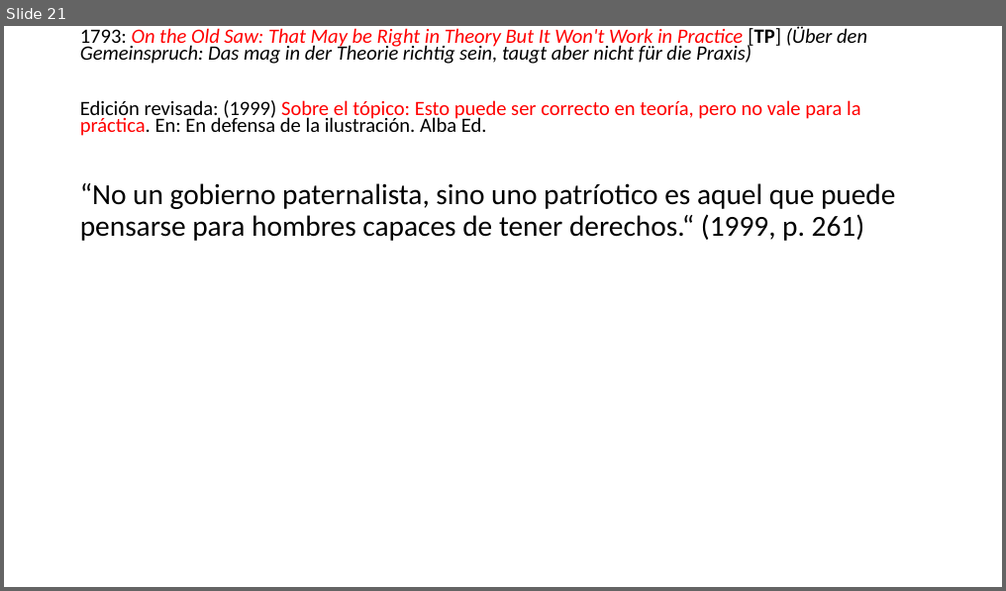
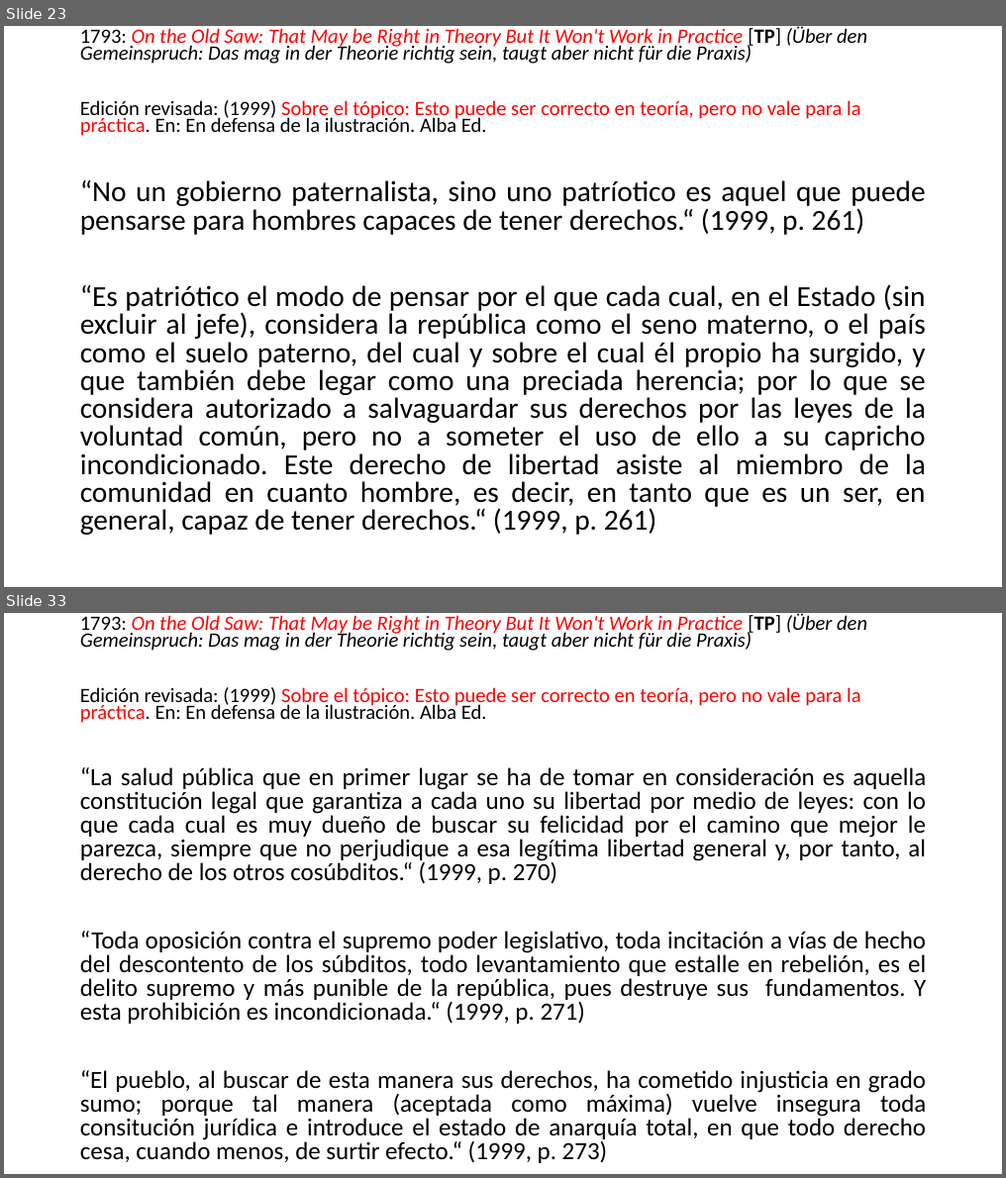
Before and after one commit to zaboltar/ArchaeologyJourney, a slide deck: DigSite/New Arcaism/uarm 2025 2/kant republica ciudadanía.pptx. Shown one above the other, each under a label of ours: slide 21 before the commit, slides 23 and 33 after it; the slides between them are not shown. The pictures are 1006x591 and 1006x1178 pixels, drawn with LibreOffice and Linux fonts; fonts in the diff are those of the drawing. Boxes give left, top, right and bottom in pixels: in the first picture for what was removed or moved away, otherwise in the second. Text is boxed around its words. In the diff, an @@ line names an element or a change of style, - is before the commit and + after.

```diff
--- a/DigSite/New Arcaism/uarm 2025 2/kant republica ciudadanía.pptx
+++ b/DigSite/New Arcaism/uarm 2025 2/kant republica ciudadanía.pptx
@@ slide 33 added at box(4, 613, 1002, 1174), background #FFFFFF @@
@@ text added at box(80, 613, 867, 723), 19.6 pt, text #000000, italic @@
+1793: On the Old Saw: That May be Right in Theory But It Won't Work in Practice [TP] (Über den Gemeinspruch: Das mag in der Theorie richtig sein, taugt aber nicht für die Praxis)
+Edición revisada: (1999) Sobre el tópico: Esto puede ser correcto en teoría, pero no vale para la práctica. En: En defensa de la ilustración. Alba Ed.
@@ text added at box(80, 767, 926, 1163), 23.8 pt, text #000000 @@
+“La salud pública que en primer lugar se ha de tomar en consideración es aquella constitución legal que garantiza a cada uno su libertad por medio de leyes: con lo que cada cual es muy dueño de buscar su felicidad por el camino que mejor le parezca, siempre que no perjudique a esa legítima libertad general y, por tanto, al derecho de los otros cosúbditos.“ (1999, p. 270)
+“Toda oposición contra el supremo poder legislativo, toda incitación a vías de hecho del descontento de los súbditos, todo levantamiento que estalle en rebelión, es el delito supremo y más punible de la república, pues destruye sus fundamentos. Y esta prohibición es incondicionada.“ (1999, p. 271)
+“El pueblo, al buscar de esta manera sus derechos, ha cometido injusticia en grado sumo; porque tal manera (aceptada como máxima) vuelve insegura toda consitución jurídica e introduce el estado de anarquía total, en que todo derecho cesa, cuando menos, de surtir efecto.“ (1999, p. 273)
@@ what was slide 21 is now slide 23 @@
@@ slide 23 changed as well @@
@@ text at box(80, 180, 925, 235): alignment left to justified; line spacing 0.9 to 0.8 @@
@@ text at box(80, 284, 926, 535): paragraph added @@
+“Es patriótico el modo de pensar por el que cada cual, en el Estado (sin excluir al jefe), considera la república como el seno materno, o el país como el suelo paterno, del cual y sobre el cual él propio ha surgido, y que también debe legar como una preciada herencia; por lo que se considera autorizado a salvaguardar sus derechos por las leyes de la voluntad común, pero no a someter el uso de ello a su capricho incondicionado. Este derecho de libertad asiste al miembro de la comunidad en cuanto hombre, es decir, en tanto que es un ser, en general, capaz de tener derechos.“ (1999, p. 261)
```
Also in this commit, not shown: 21 other slides changed, 14 other slides added, 28 other files.
